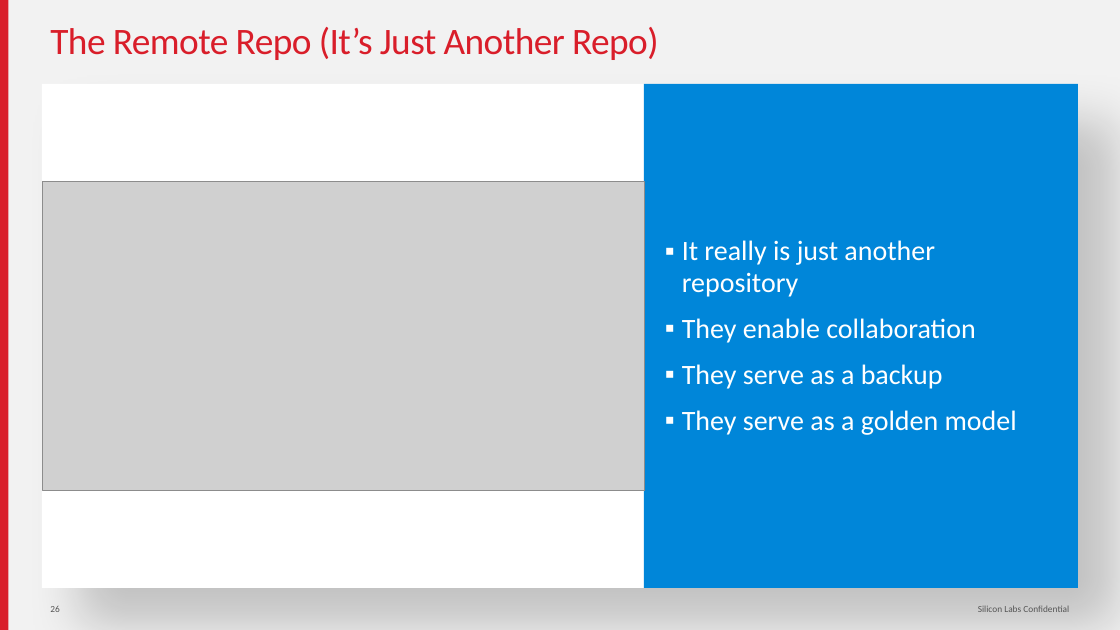
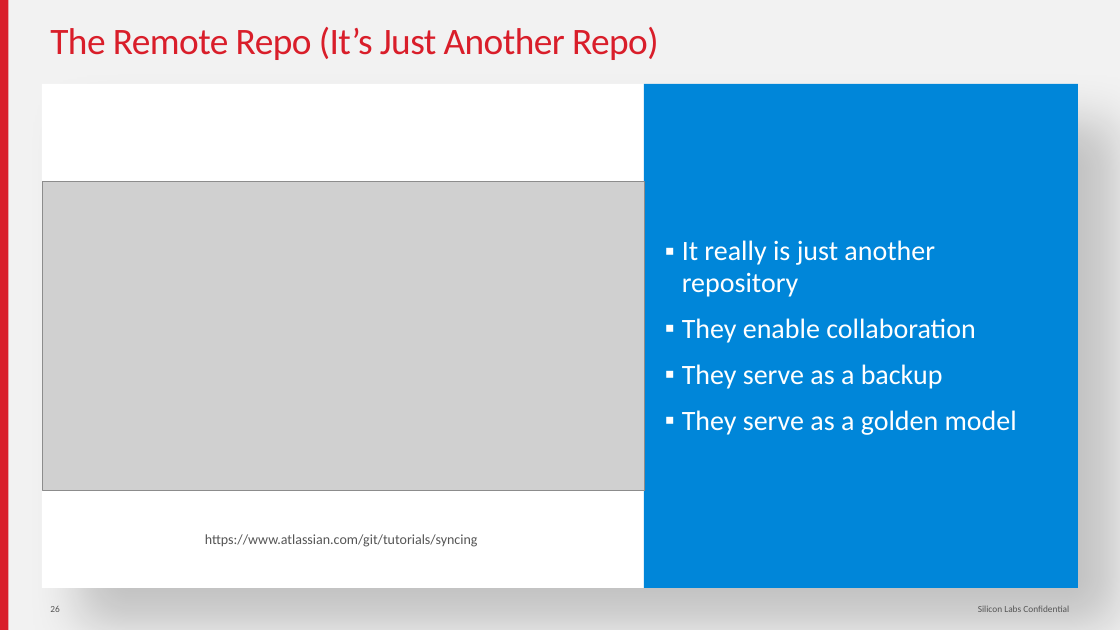
Before and after one commit to kugurst/git-lunch-and-learn, a slide deck: slide 26 of Git The Hard Way.pptx. Drawn at 1120x630 pixels with LibreOffice and Linux fonts; fonts in the diff are those of the drawing; grey boxes stand for pictures. Boxes give left, top, right and bottom in pixels: in the first picture for what was removed or moved away, otherwise in the second. Text is boxed around its words. In the diff, an @@ line names an element or a change of style, - is before the commit and + after.

Commit message:
Added the source for the remote repo picture

```diff
--- a/Git The Hard Way.pptx
+++ b/Git The Hard Way.pptx
@@ text added at <box>205,534,478,547</box>, 12 pt, text #555555 @@
+https://www.atlassian.com/git/tutorials/syncing
```
